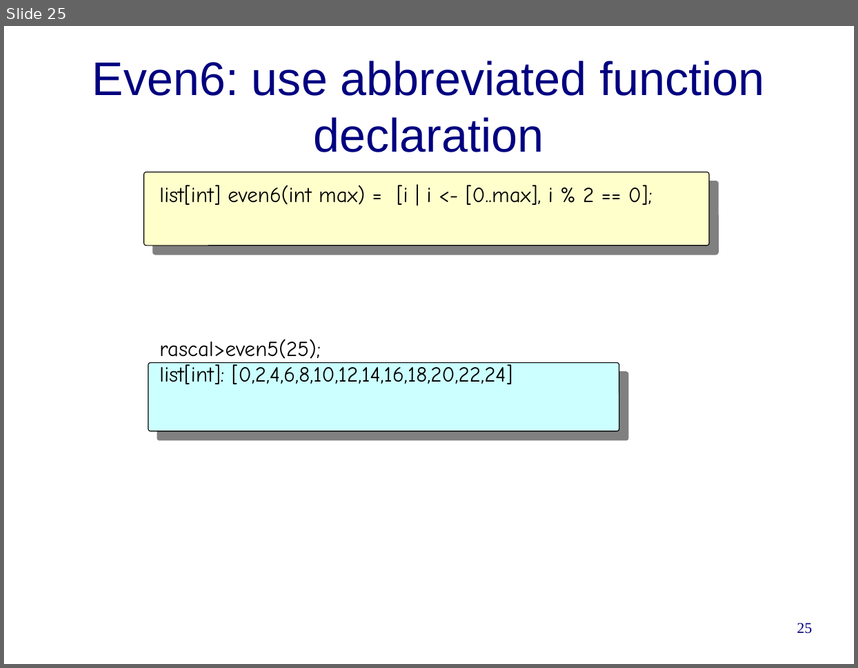
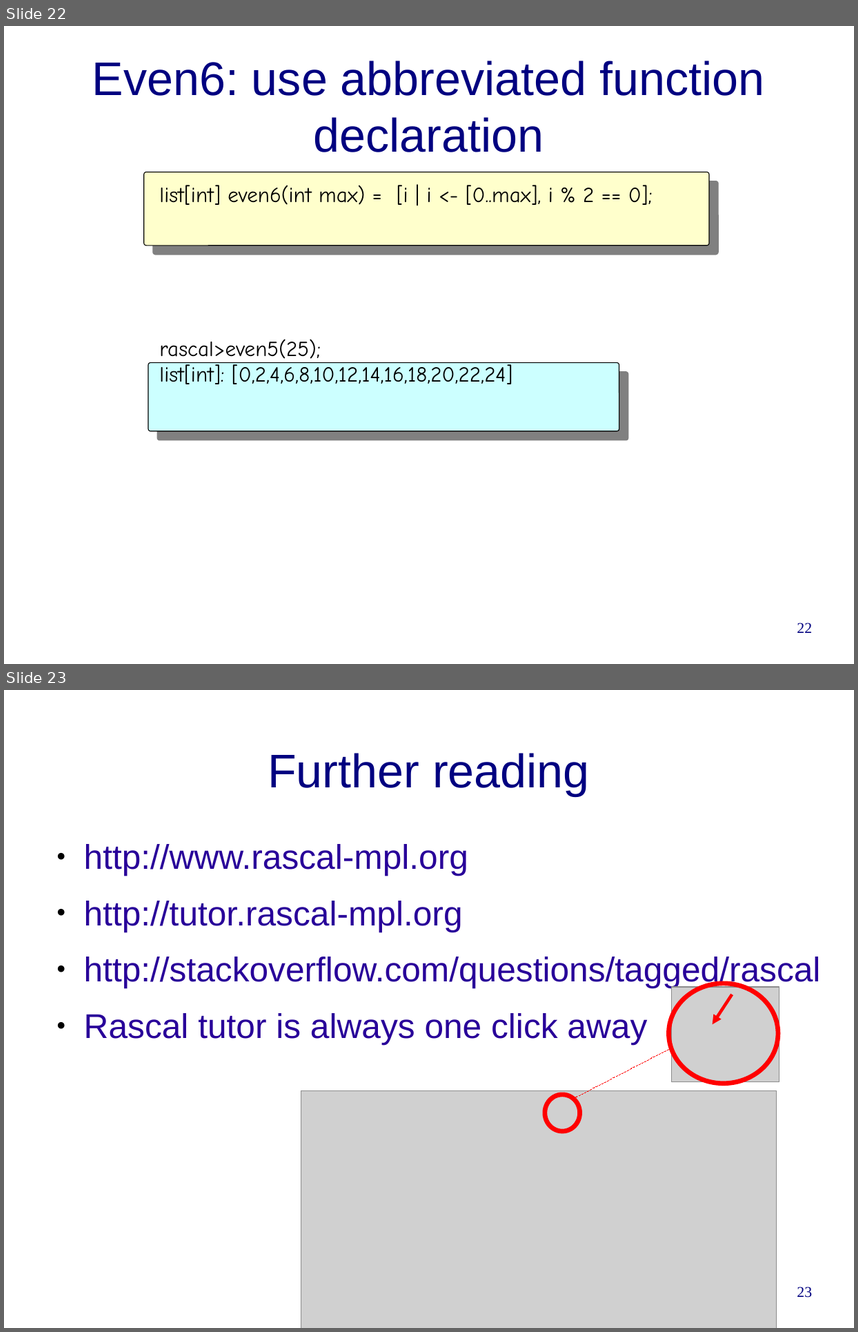
Before and after one commit to cwi-swat/rascal-course-pldi-2015, a slide deck: presentations/rascal-overview.odp. Shown one above the other, each under a label of ours: slide 25 before the commit, slides 22 and 23 after it. The pictures are 858x668 and 858x1332 pixels, drawn with LibreOffice and Linux fonts; fonts in the diff are those of the drawing; grey boxes stand for pictures; background and template pictures are left out. Boxes give left, top, right and bottom in pixels: in the first picture for what was removed or moved away, otherwise in the second. Text is boxed around its words. In the diff, an @@ line names an element or a change of style, - is before the commit and + after.

Commit message:
First version of Rascal Overview; Added a slot for HackYourJavaScript

```diff
--- a/presentations/rascal-overview.odp
+++ b/presentations/rascal-overview.odp
@@ slide 23 added at [4,690,854,1328], background #FFFFFF @@
@@ title added at [268,753,590,796], 44 pt, text #000080 @@
+Further reading
@@ text added at [84,844,821,1044], 32 pt, text #280099 @@
+● http://www.rascal-mpl.org
+● http://tutor.rascal-mpl.org
+● http://stackoverflow.com/questions/tagged/rascal
+● Rascal tutor is always one click away
@@ ellipse added at [669,983,778,1083], outline #FF0000 4.31 pt @@
@@ picture added at [672,987,780,1082] @@
@@ arrow added from (732, 994) to (713, 1024), #FF0000 2.89 pt @@
@@ line added from (573, 1099) to (673, 1047), #FF0000 0 pt @@
@@ picture added at [301,1091,777,1328] @@
@@ ellipse added at [545,1094,579,1131], outline #FF0000 4.31 pt @@
@@ page number added at [797,1286,812,1297], 14 pt, text #000080 @@
+23
@@ what was slide 25 is now slide 22 @@
@@ page number at [797,622,812,633]: text changed @@
-25
+22
```
Also in this commit, not shown: 4 slides changed, 1 other slide added, 12 slides removed, 2 other files.
